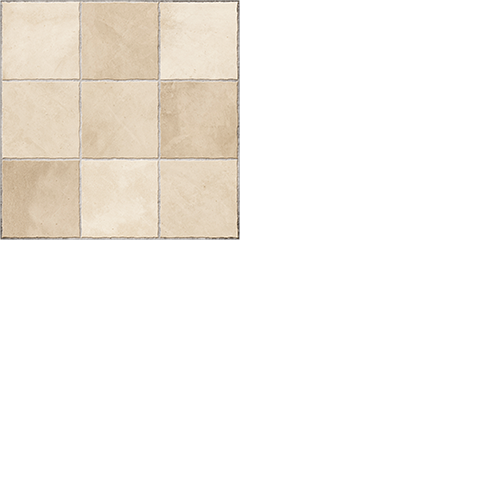
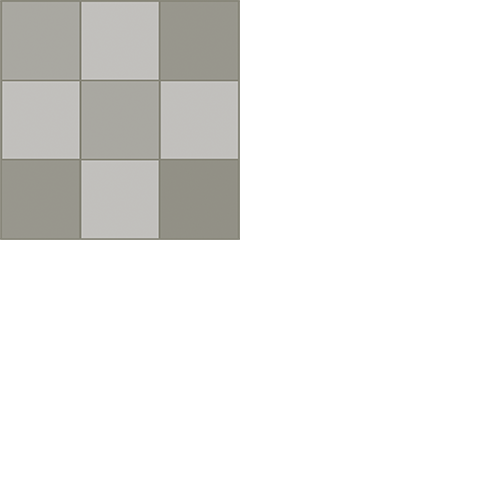
Before/after of a 480 × 480 layered artwork. What changed in the layer stack:
renamed "PISO DIVAH 57X57 CONCRETO" to "Parede - Sala - 2", painted on it over [0, 0, 240, 240]
